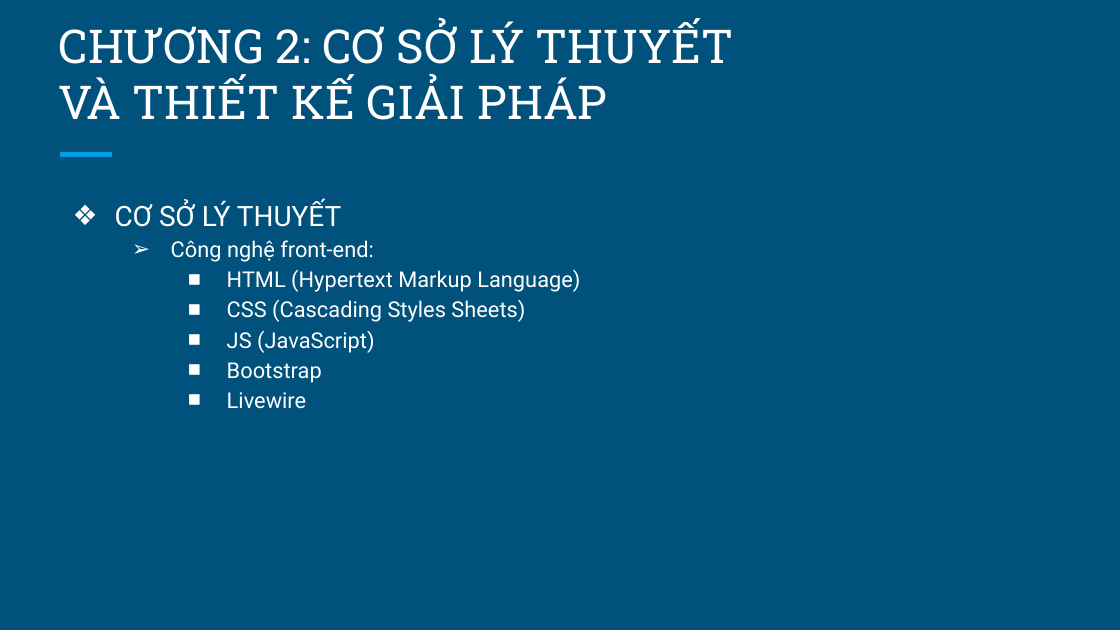
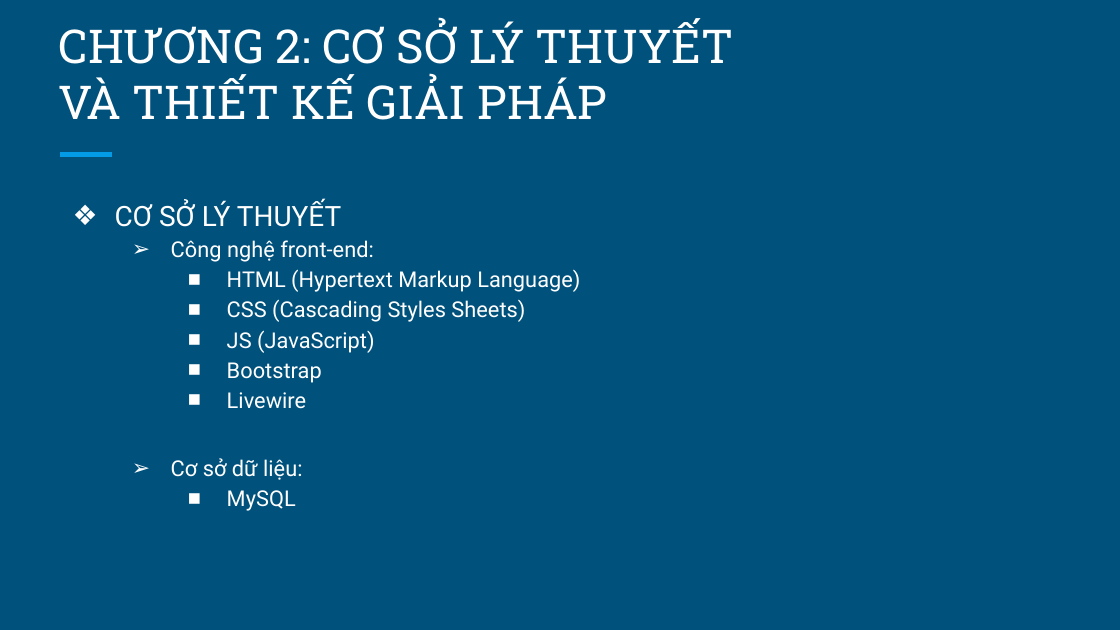
Before and after one commit to mrhaomp2001/LuanVan_2023-2024, a slide deck: slide 7 of HuynhNhutHao_B1910062.pptx. Drawn at 1120x630 pixels with LibreOffice and Linux fonts; fonts in the diff are those of the drawing. Boxes give left, top, right and bottom in pixels: in the first picture for what was removed or moved away, otherwise in the second. Text is boxed around its words. In the diff, an @@ line names an element or a change of style, - is before the commit and + after.

```diff
--- a/HuynhNhutHao_B1910062.pptx
+++ b/HuynhNhutHao_B1910062.pptx
@@ text at [171,458,302,511]: paragraphs added @@
+  ➢ Cơ sở dữ liệu:
+    ■ MySQL
```
Also in this commit, not shown: 2 other files.
